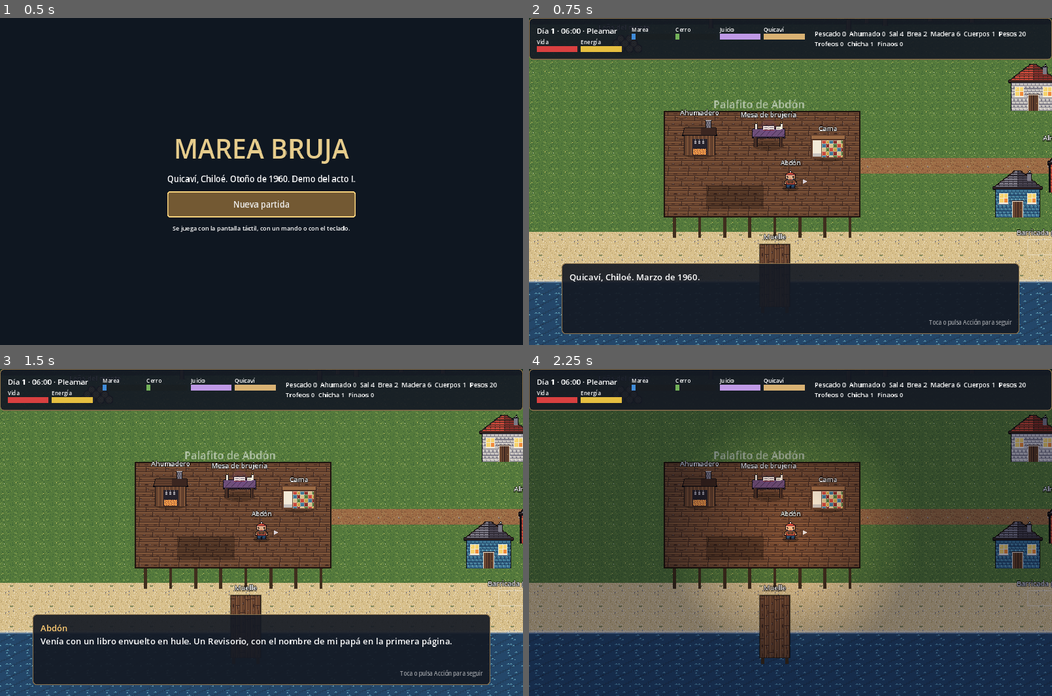
Above: before the commit, frames 1-4 (two rows, left to right).
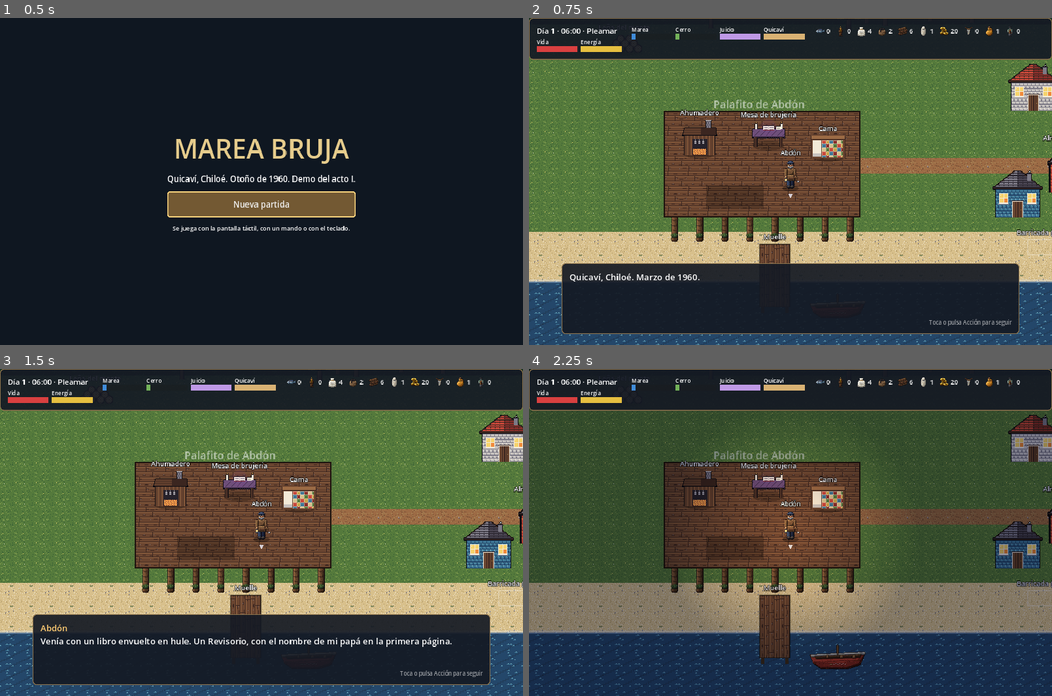
Above: after the commit, the same moments.

Repository: SergioGalaz/PWE2802
Game: Godot game, scene res://scenes/main.tscn
The game is run twice, just before and just after one commit, with the same random seed, the same clock (stepped at 60 frames per second) and the same inputs.
Inputs (mouse positions are in pixels of both pictures, inside the frame that each line leads up to):
- Up to frame 1 (0.5 s): no input
- Up to frame 2 (0.75 s): click "Nueva partida" at 0.5 s
- Up to frame 3 (1.5 s): tap Enter (ui_accept) at 1.25 s; move the mouse to (376, 516) at 1.27 s; hold D (move_right) from 1.28 s (still down); tap J (attack) at 1.35 s; click (376, 516) at 1.42 s
- Up to frame 4 (2.25 s): tap Enter (ui_accept) at 1.52, 2 s; release D (move_right) at 2 s; drag from (685, 548) to (764, 597) at 2.02 s

Frame 1 is identical in both runs. In frame 2, 1.5% of the frame differs, in the area x 27-95%, y 2-69%; in frame 3, 1.5%; in frame 4, 2.0%, in the area x 27-95%, y 2-92%.

Commit message:
Personajes y entes con luz suave, tres vistas e íconos de recursos
Siguiendo la referencia de Sergio: Abdón y cinco tipos de Finao (carpintero,
pescador, Don Fermín, rezadora, contrabandista) más trauco, fiura y ahogado,
a 64 píxeles con sombreado y vistas de frente, espalda y lado. Suma al
Invunche y al Chonchón para los subjefes, íconos para la barra de recursos,
el bote Santa Rosita y los pilotes del palafito.

Co-Authored-By: Claude Opus 5.5 (1M context) <noreply@anthropic.com>
Claude-Session: https://claude.ai/code/session_01Tvb5zX922EnRAjRtAGk7xg

Diff:
--- a/scripts/ui/hud.gd
+++ b/scripts/ui/hud.gd
@@ -17,7 +17,8 @@
 
 var root: Control
 var top_label: Label
-var res_label: Label
+## Íconos y cantidades de cada recurso en la barra de arriba.
+var res_labels := {}
 var hp_bar: ProgressBar
 var energy_bar: ProgressBar
 var meter_bars := {}
@@ -128,11 +129,31 @@
 	meter_bars["cerro"] = _small_bar(meters, "Cerro", Color(0.45, 0.7, 0.35))
 	meter_bars["juicio"] = _small_bar(meters, "Juicio", Color(0.75, 0.6, 0.9))
 	meter_bars["aldea"] = _small_bar(meters, "Quicaví", Color(0.85, 0.7, 0.45))
-	res_label = Label.new()
-	res_label.add_theme_font_size_override("font_size", 24)
-	res_label.autowrap_mode = TextServer.AUTOWRAP_WORD
-	res_label.size_flags_horizontal = Control.SIZE_EXPAND_FILL
-	row.add_child(res_label)
+	var resources := HFlowContainer.new()
+	resources.size_flags_horizontal = Control.SIZE_EXPAND_FILL
+	resources.add_theme_constant_override("h_separation", 18)
+	resources.add_theme_constant_override("v_separation", 2)
+	row.add_child(resources)
+	for res in GameState.RESOURCE_NAMES.keys() + ["finaos"]:
+		var item := HBoxContainer.new()
+		item.add_theme_constant_override("separation", 4)
+		item.tooltip_text = GameState.RESOURCE_NAMES.get(res, "Finaos")
+		resources.add_child(item)
+		var tex := Unit.texture("item_%s" % res) if res != "finaos" else Unit.texture("finao_muralla_frente")
+		if tex != null:
+			var icon := TextureRect.new()
+			icon.texture = tex
+			icon.custom_minimum_size = Vector2(40, 40)
+			icon.expand_mode = TextureRect.EXPAND_IGNORE_SIZE
+			icon.stretch_mode = TextureRect.STRETCH_KEEP_ASPECT_CENTERED
+			item.add_child(icon)
+		var label := Label.new()
+		label.add_theme_font_size_override("font_size", 24)
+		label.text = "0"
+		if tex == null:
+			label.text = item.tooltip_text
+		item.add_child(label)
+		res_labels[res] = label
 
 
 func _small_bar(parent: Control, text: String, c: Color) -> ProgressBar:
@@ -205,11 +226,9 @@
 	meter_bars["cerro"].value = GameState.cerro
 	meter_bars["juicio"].value = GameState.juicio
 	meter_bars["aldea"].value = GameState.village_hp
-	var parts: PackedStringArray = []
 	for res in GameState.RESOURCE_NAMES:
-		parts.append("%s %d" % [GameState.RESOURCE_NAMES[res], GameState.amount(res)])
-	parts.append("Finaos %d" % world.finaos().size())
-	res_label.text = "  ".join(parts)
+		res_labels[res].text = str(GameState.amount(res))
+	res_labels["finaos"].text = str(world.finaos().size())
 	if p.nearest != null and modal == null and not dialogue_panel.visible:
 		var g := InputSetup.glyph("interact")
 		var key := "Acción" if InputSetup.mode == InputSetup.Mode.TOUCH else g
--- a/scripts/units/finao.gd
+++ b/scripts/units/finao.gd
@@ -46,7 +46,7 @@
 	hp = minf(hp, max_hp) if hp > 0.0 else max_hp
 	color = stats["color"]
 	radius = 20.0
-	sprite_name = "finao"
+	sprite_name = "finao_%s" % role
 	setup_body(LAYER_FINAO, LAYER_TERRAIN)
 	add_to_group("finaos")
 	add_to_group("interactables")
--- a/scripts/units/player.gd
+++ b/scripts/units/player.gd
@@ -10,7 +10,7 @@
 const SPELL_DAMAGE := 45.0
 
 var energy := 100.0
-var facing := Vector2.RIGHT
+var facing := Vector2.DOWN
 var attack_cd := 0.0
 var dash_time := 0.0
 var dash_cd := 0.0
@@ -77,8 +77,7 @@
 	if aim.length() > 0.35 and not GameState.ui_blocking:
 		facing = aim.normalized()
 	move_and_slide()
-	if absf(facing.x) > 0.2:
-		face_left = facing.x < 0.0
+	look = facing
 	_update_nearest()
 	if accepts_input:
 		if Input.is_action_just_pressed("attack"):
--- a/scripts/units/unit.gd
+++ b/scripts/units/unit.gd
@@ -21,12 +21,18 @@
 var dead := false
 var world: Node
 var label: Label
-## Sprite pixel art de 32 píxeles (dos cuadros: quieto y paso). Si no hay, se dibuja un círculo.
+## Sprite pixel art en tres vistas (frente, espalda y lado), con dos cuadros cada una:
+## quieto y paso. El lado mira a la derecha y se voltea. Si no hay sprite, se dibuja un círculo.
+const VIEWS := ["frente", "espalda", "lado"]
 var sprite_name := ""
 var frames: Array[Texture2D] = []
-var sprite_scale := 2.0
+var views := {}
+var view := "frente"
+var sprite_scale := 1.5
 var face_left := false
 var walk_time := 0.0
+## Hacia dónde mira; si queda en cero se usa la velocidad.
+var look := Vector2.ZERO
 
 static var _texture_cache := {}
 
@@ -48,10 +54,16 @@
 	shape.shape = circle
 	add_child(shape)
 	if sprite_name != "":
-		for n in [sprite_name, sprite_name + "_paso"]:
-			var tex := texture(n)
-			if tex != null:
-				frames.append(tex)
+		for v in VIEWS:
+			var pair: Array[Texture2D] = []
+			for n in ["%s_%s" % [sprite_name, v], "%s_%s_paso" % [sprite_name, v]]:
+				var tex := texture(n)
+				if tex != null:
+					pair.append(tex)
+			if not pair.is_empty():
+				views[v] = pair
+		if views.has("frente"):
+			frames = views["frente"]
 	label = Label.new()
 	label.text = display_name
 	label.size = Vector2(240, 30)
@@ -91,8 +103,17 @@
 func tick_status(delta: float) -> void:
 	flash = maxf(0.0, flash - delta)
 	stun_time = maxf(0.0, stun_time - delta)
-	if absf(velocity.x) > 5.0:
-		face_left = velocity.x < 0.0
+	var dir := look if look.length() > 0.1 else velocity
+	if dir.length() > 5.0 or look.length() > 0.1:
+		if absf(dir.y) > absf(dir.x) * 1.15:
+			view = "espalda" if dir.y < 0.0 else "frente"
+		else:
+			view = "lado"
+			face_left = dir.x < 0.0
+		if views.has(view):
+			frames = views[view]
+		elif views.has("frente"):
+			frames = views["frente"]
 	walk_time = walk_time + delta if velocity.length() > 10.0 else 0.0
 	queue_redraw()
 
@@ -112,7 +133,8 @@
 		var tex: Texture2D = frames[mini(step, frames.size() - 1)]
 		var h := tex.get_height() * sprite_scale
 		var bob := -sprite_scale if step == 1 else 0.0
-		draw_set_transform(Vector2(0, radius - h + bob), 0.0, Vector2(-sprite_scale if face_left else sprite_scale, sprite_scale))
+		var flip := face_left and view == "lado"
+		draw_set_transform(Vector2(0, radius - h + bob), 0.0, Vector2(-sprite_scale if flip else sprite_scale, sprite_scale))
 		var tint := Color(2.5, 2.5, 2.5) if flash > 0.0 else Color.WHITE
 		draw_texture(tex, Vector2(-tex.get_width() / 2.0, 0.0), tint)
 		draw_set_transform(Vector2.ZERO, 0.0, Vector2.ONE)
--- a/scripts/world/world.gd
+++ b/scripts/world/world.gd
@@ -464,7 +464,9 @@
 	_tile("camino", Rect2(2224, 1100, 52, 300))
 	# El palafito de Abdón: piso de tablas sobre pilotes.
 	for x in range(680, 1260, 80):
-		draw_rect(Rect2(x - 5, 1300, 10, 80), Color(0.25, 0.18, 0.12))
+		_sprite("pilote", Vector2(x, 1392), 2.0)
+	# El Santa Rosita, amarrado junto al muelle; se mece con el agua.
+	_sprite("bote", Vector2(1200, 1650 + water_frame * 3), 2.0)
 	_tile("tablas", Rect2(648, 976, 624, 336))
 	draw_rect(Rect2(648, 976, 624, 336), Color(0.12, 0.08, 0.06), false, 4.0)
 	draw_rect(Rect2(780, 1212, 184, 76), Color(0, 0, 0, 0.25))
Binary file removed: assets/sprites/abdon.png
Not shown, removed: assets/sprites/abdon.png.import
Binary file added: assets/sprites/abdon_espalda.png
Not shown, added: assets/sprites/abdon_espalda.png.import
Binary file added: assets/sprites/abdon_espalda_paso.png
Not shown, added: assets/sprites/abdon_espalda_paso.png.import
Binary file added: assets/sprites/abdon_frente.png
Not shown, added: assets/sprites/abdon_frente.png.import
Binary file added: assets/sprites/abdon_frente_paso.png
Not shown, added: assets/sprites/abdon_frente_paso.png.import
Binary file added: assets/sprites/abdon_lado.png
Not shown, added: assets/sprites/abdon_lado.png.import
(and 158 more such lines)
